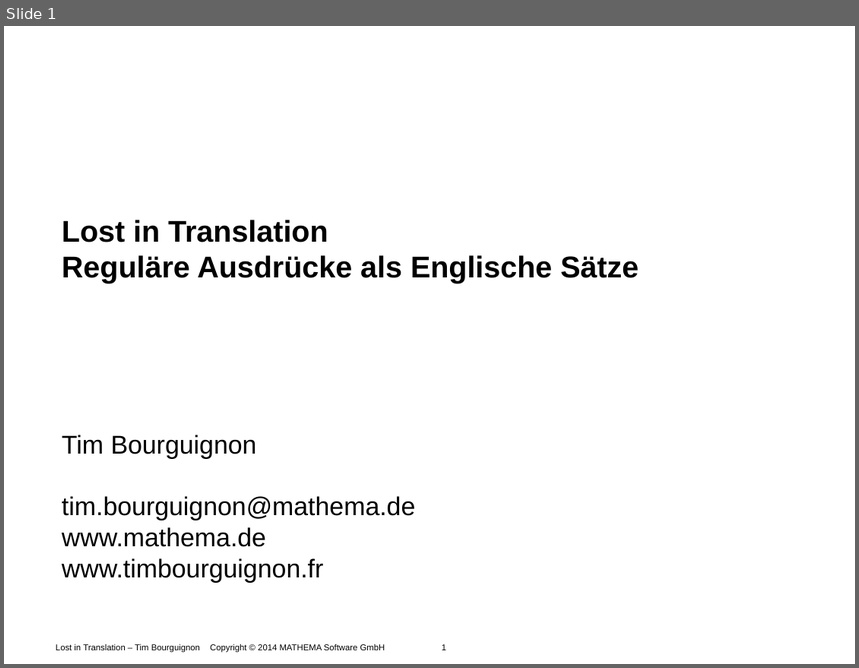
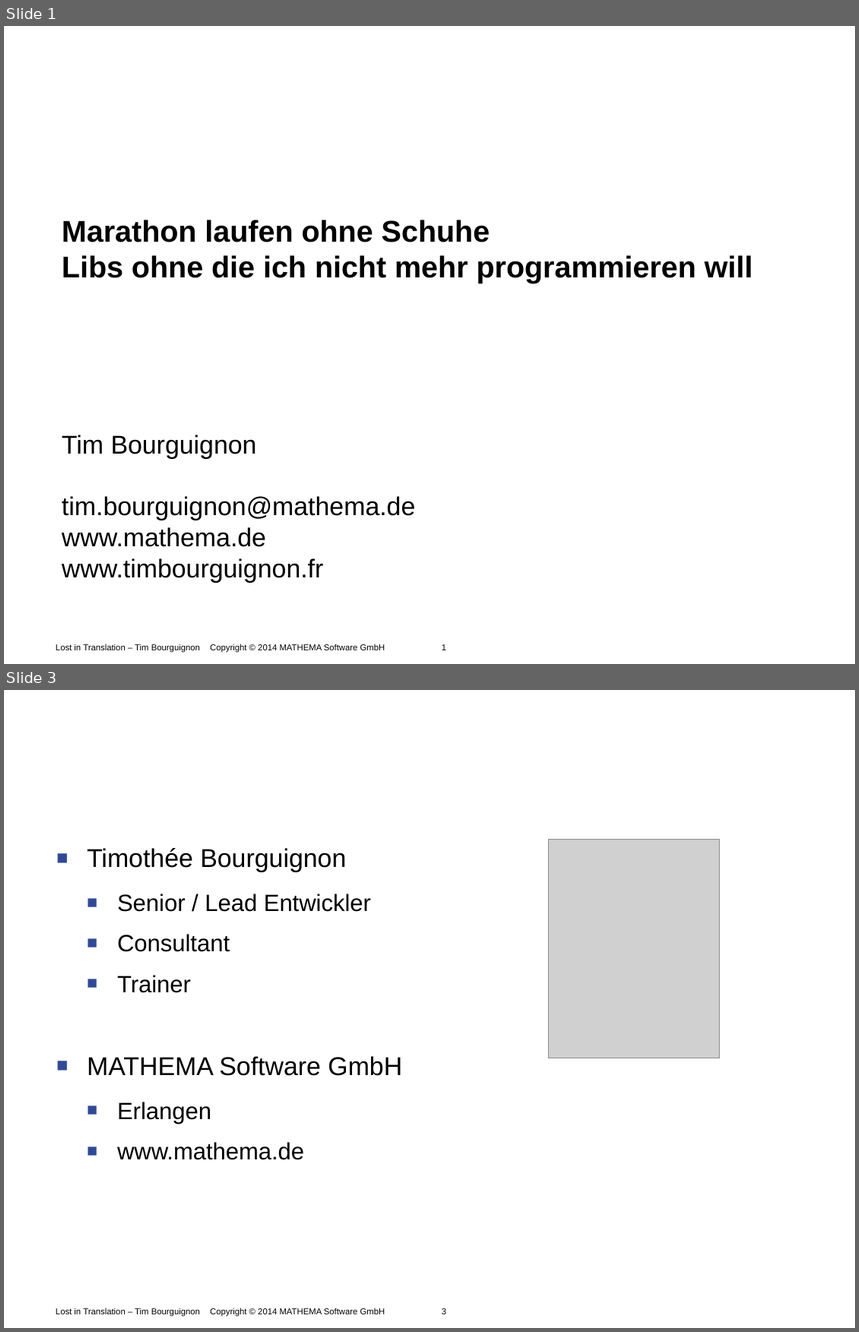
Before and after one commit to Timothep/MarathonWOShoes, a slide deck: MarathonWOShoes.odp. Shown one above the other, each under a label of ours: slide 1 before the commit, slides 1 and 3 after it; the slides between them are not shown. The pictures are 859x668 and 859x1332 pixels, drawn with LibreOffice and Linux fonts; fonts in the diff are those of the drawing; grey boxes stand for pictures; background and template pictures are left out. Boxes give left, top, right and bottom in pixels: in the first picture for what was removed or moved away, otherwise in the second. Text is boxed around its words. In the diff, an @@ line names an element or a change of style, - is before the commit and + after.

```diff
--- a/MarathonWOShoes.odp
+++ b/MarathonWOShoes.odp
@@ slide 3 added at (4, 690, 855, 1328), background #FFFFFF; not listed: 1 template element that a slide beside it also shows @@
@@ title added at (239, 725, 791, 772), 24 pt, text #FFFFFF, bold @@
+About me
@@ text added at (87, 848, 402, 1160), 22 pt, text #000000 @@
+■ Timothée Bourguignon
+  ■ Senior / Lead Entwickler
+  ■ Consultant
+  ■ Trainer
+■ MATHEMA Software GmbH
+  ■ Erlangen
+  ■ www.mathema.de
@@ picture added at (549, 839, 720, 1059) @@
@@ slide 1 changed as well @@
@@ subtitle at (62, 220, 753, 284): text changed @@
-Lost in Translation
-Reguläre Ausdrücke als Englische Sätze
+Marathon laufen ohne Schuhe
+Libs ohne die ich nicht mehr programmieren will
```
Also in this commit, not shown: 14 other slides added.
